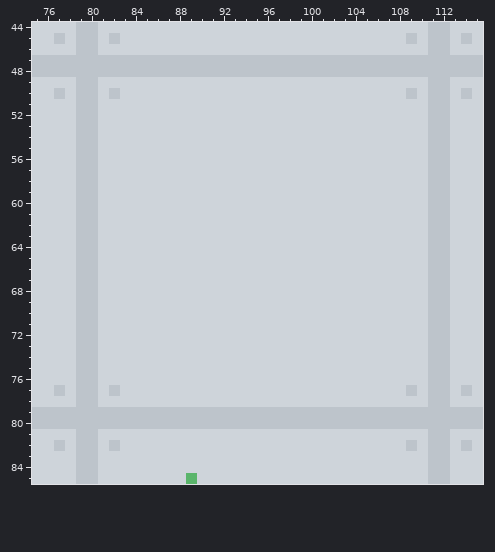
Two versions of one pixel-art file, assets/sprites/_aseprite/environment/concept.aseprite. Above is the file before it was changed.
192x128 pixels, 1 frame. Colours within 5 levels of each other are drawn and written as one. Shown: x 75..115, y 44..85.
Once edited:
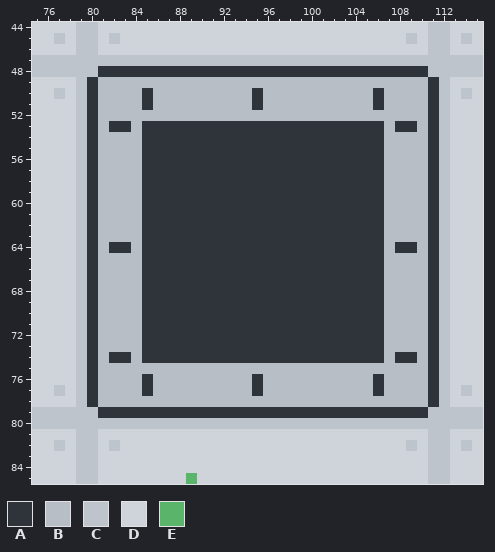
Palette (. is transparent): A #2e343a  B #b7bec6  C #bdc4cb  D #ced4da  E #5ab56b
Log entry: consolidated the environment tiles and added obstacle support
The exact change:
Changed rows in their new state; - is an unchanged pixel.
Layer "Obstacles":
first column x 80:
48 -AAAAAAAAAAAAAAAAAAAAAAAAAAAAAA-
49 ABBBBBBBBBBBBBBBBBBBBBBBBBBBBBBA
50 ABBBBABBBBBBBBBABBBBBBBBBBABBBBA
51 ABBBBABBBBBBBBBABBBBBBBBBBABBBBA
52 ABBBBBBBBBBBBBBBBBBBBBBBBBBBBBBA
53 ABAABAAAAAAAAAAAAAAAAAAAAAABAABA
54 ABBBBAAAAAAAAAAAAAAAAAAAAAABBBBA
55 ABBBBAAAAAAAAAAAAAAAAAAAAAABBBBA
56 ABBBBAAAAAAAAAAAAAAAAAAAAAABBBBA
57 ABBBBAAAAAAAAAAAAAAAAAAAAAABBBBA
58 ABBBBAAAAAAAAAAAAAAAAAAAAAABBBBA
59 ABBBBAAAAAAAAAAAAAAAAAAAAAABBBBA
60 ABBBBAAAAAAAAAAAAAAAAAAAAAABBBBA
61 ABBBBAAAAAAAAAAAAAAAAAAAAAABBBBA
62 ABBBBAAAAAAAAAAAAAAAAAAAAAABBBBA
63 ABBBBAAAAAAAAAAAAAAAAAAAAAABBBBA
64 ABAABAAAAAAAAAAAAAAAAAAAAAABAABA
65 ABBBBAAAAAAAAAAAAAAAAAAAAAABBBBA
66 ABBBBAAAAAAAAAAAAAAAAAAAAAABBBBA
67 ABBBBAAAAAAAAAAAAAAAAAAAAAABBBBA
68 ABBBBAAAAAAAAAAAAAAAAAAAAAABBBBA
69 ABBBBAAAAAAAAAAAAAAAAAAAAAABBBBA
70 ABBBBAAAAAAAAAAAAAAAAAAAAAABBBBA
71 ABBBBAAAAAAAAAAAAAAAAAAAAAABBBBA
72 ABBBBAAAAAAAAAAAAAAAAAAAAAABBBBA
73 ABBBBAAAAAAAAAAAAAAAAAAAAAABBBBA
74 ABAABAAAAAAAAAAAAAAAAAAAAAABAABA
75 ABBBBBBBBBBBBBBBBBBBBBBBBBBBBBBA
76 ABBBBABBBBBBBBBABBBBBBBBBBABBBBA
77 ABBBBABBBBBBBBBABBBBBBBBBBABBBBA
78 ABBBBBBBBBBBBBBBBBBBBBBBBBBBBBBA
79 -AAAAAAAAAAAAAAAAAAAAAAAAAAAAAA-
Where, in picture pixels (left, top, right, bottom), the same in both pictures:
changed: (87, 66, 439, 418)
